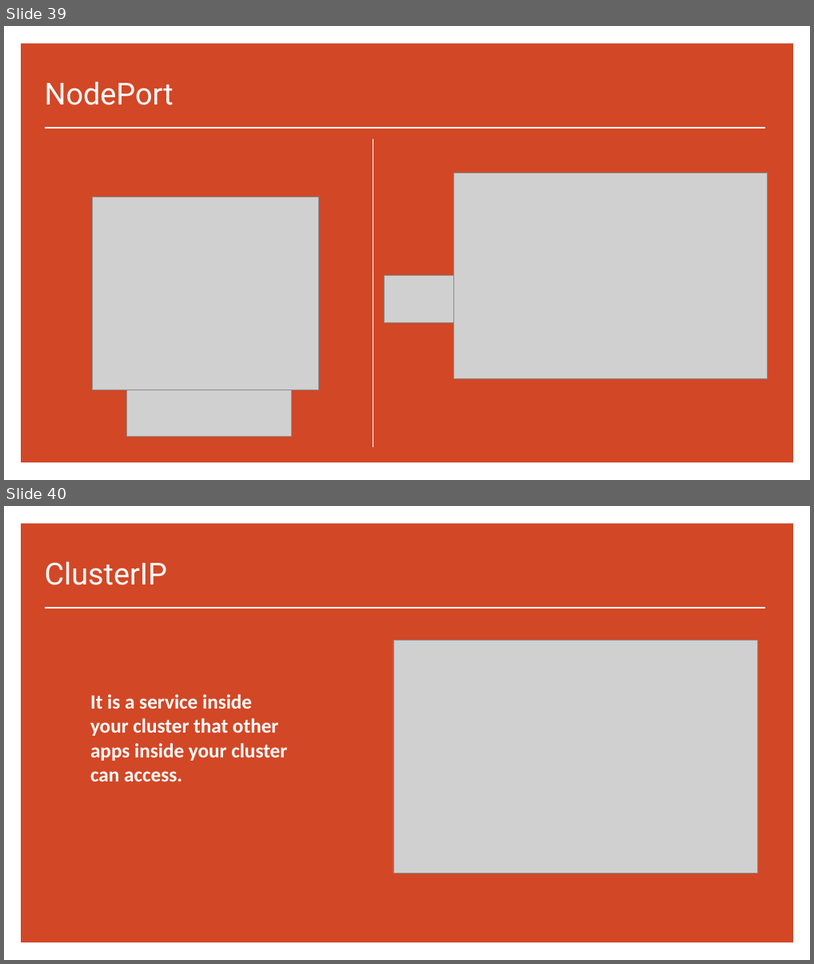
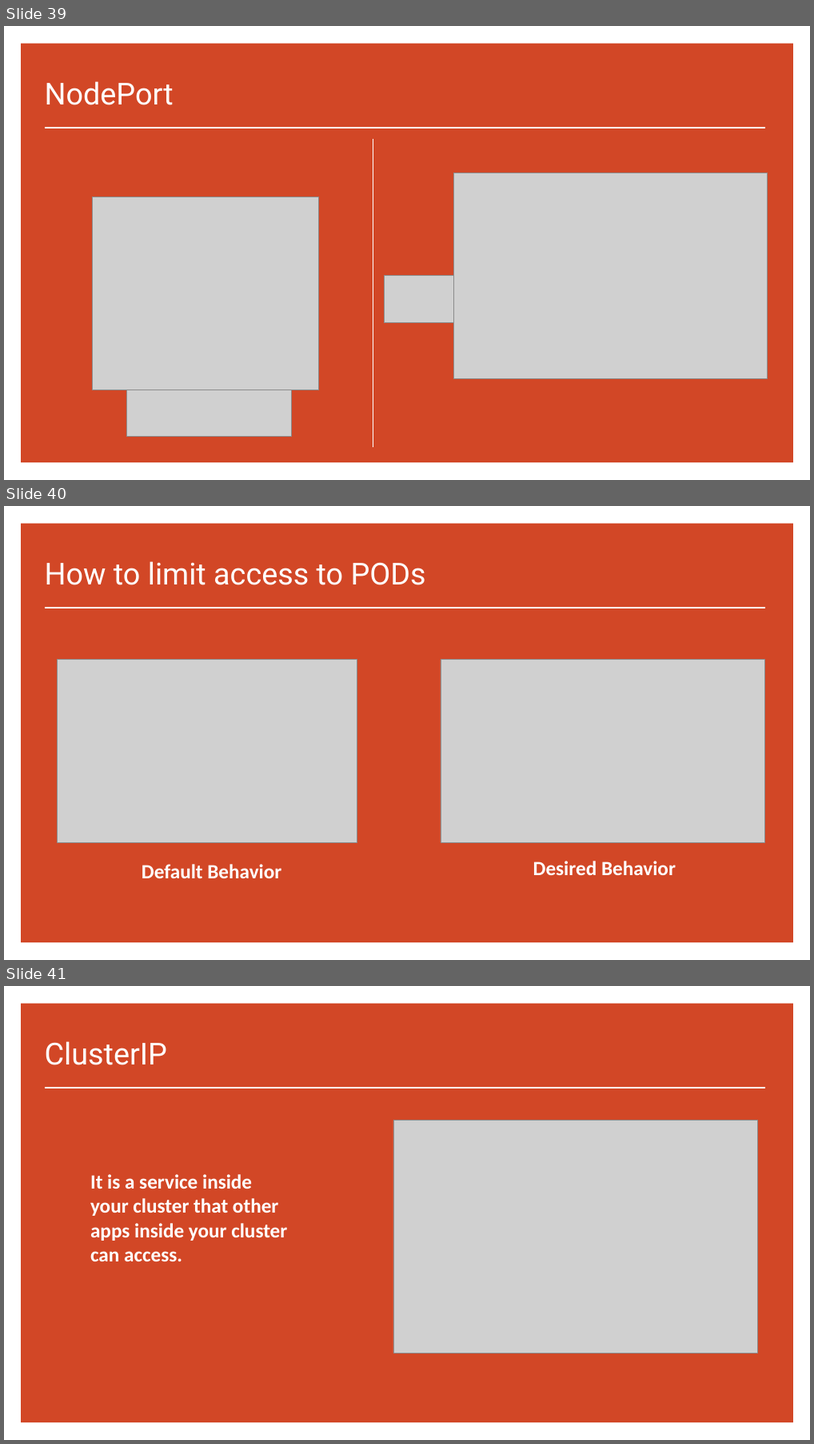
Before and after one commit to saratho02/Sarath-Oruganti, a slide deck: day_02_kubernetes/Kubernetes.pptx. Shown one above the other, each under a label of ours: slides 39 and 40 before the commit, slides 39, 40 and 41 after it. The pictures are 814x964 and 814x1444 pixels, drawn with LibreOffice and Linux fonts; fonts in the diff are those of the drawing; grey boxes stand for pictures. Boxes give left, top, right and bottom in pixels: in the first picture for what was removed or moved away, otherwise in the second. Text is boxed around its words. In the diff, an @@ line names an element or a change of style, - is before the commit and + after.

```diff
--- a/day_02_kubernetes/Kubernetes.pptx
+++ b/day_02_kubernetes/Kubernetes.pptx
@@ slide 40 added at (4, 506, 810, 960), background #FFFFFF; not listed: 1 template element that a slide beside it also shows @@
@@ title added at (45, 561, 426, 585), 36 pt, text #FFFFFF @@
+How to limit access to PODs
@@ line added from (45, 608) to (766, 608), #FFFFFF 1.5 pt @@
@@ picture added at (58, 660, 358, 842) @@
@@ picture added at (441, 660, 766, 842) @@
@@ text added at (142, 864, 282, 878), 24 pt, text #FFFFFF, bold @@
+Default Behavior
@@ text added at (534, 860, 676, 875), 24 pt, text #FFFFFF, bold @@
+Desired Behavior
@@ what was slide 40 is now slide 41 @@
```
Also in this commit, not shown: 20 other slides added, 1 other file.
